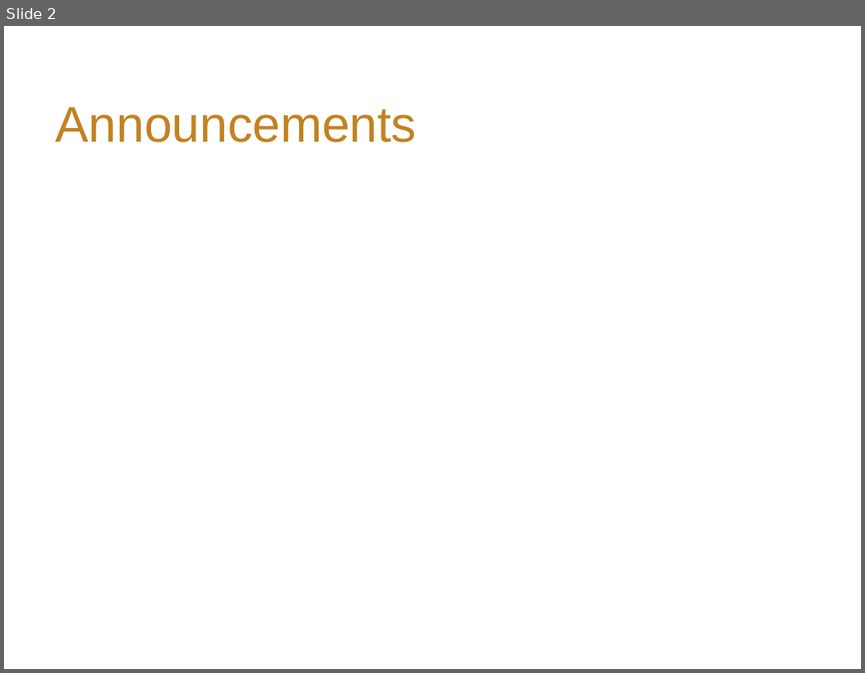
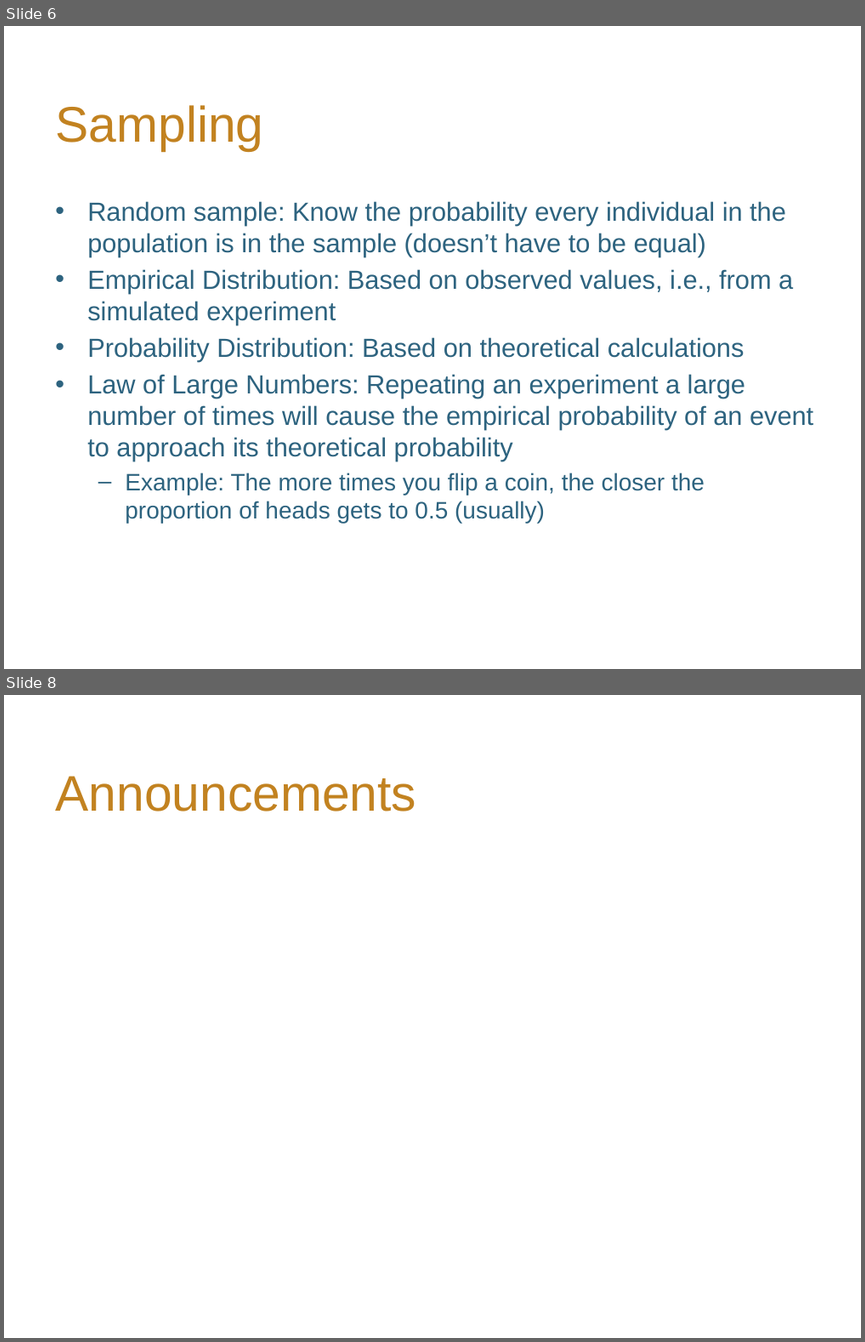
Before and after one commit to hLuo27/teaching, a slide deck: data8/slides/lab5.pptx. Shown one above the other, each under a label of ours: slide 2 before the commit, slides 6 and 8 after it; the slides between them are not shown. The pictures are 865x673 and 865x1342 pixels, drawn with LibreOffice and Linux fonts; fonts in the diff are those of the drawing; background and template pictures are left out. Boxes give left, top, right and bottom in pixels: in the first picture for what was removed or moved away, otherwise in the second. Text is boxed around its words. In the diff, an @@ line names an element or a change of style, - is before the commit and + after.

```diff
--- a/data8/slides/lab5.pptx
+++ b/data8/slides/lab5.pptx
@@ slide 6 added at <box>4,26,861,669</box>, background #FFFFFF @@
@@ title added at <box>55,105,263,151</box>, 42 pt, text #C28220 @@
+Sampling
@@ text added at <box>87,201,813,523</box>, 22 pt, text #2D637F @@
+• Random sample: Know the probability every individual in the population is in the sample (doesn’t have to be equal)
+• Empirical Distribution: Based on observed values, i.e., from a simulated experiment
+• Probability Distribution: Based on theoretical calculations
+• Law of Large Numbers: Repeating an experiment a large number of times will cause the empirical probability of an event to approach its theoretical probability
+  – Example: The more times you flip a coin, the closer the proportion of heads gets to 0.5 (usually)
@@ what was slide 2 is now slide 8 @@
```
Also in this commit, not shown: 1 slide changed, 6 other slides added, 4 other files.
